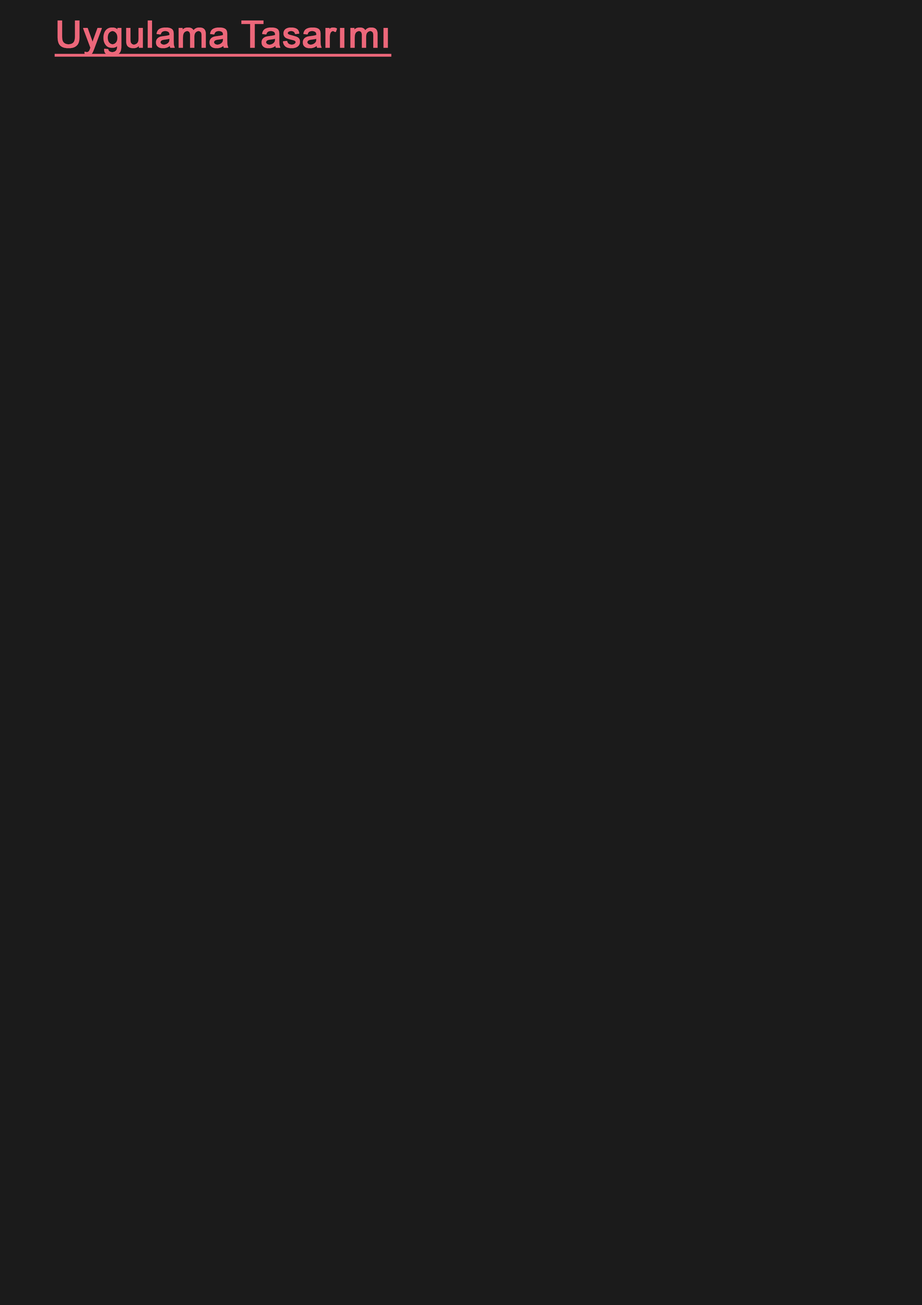
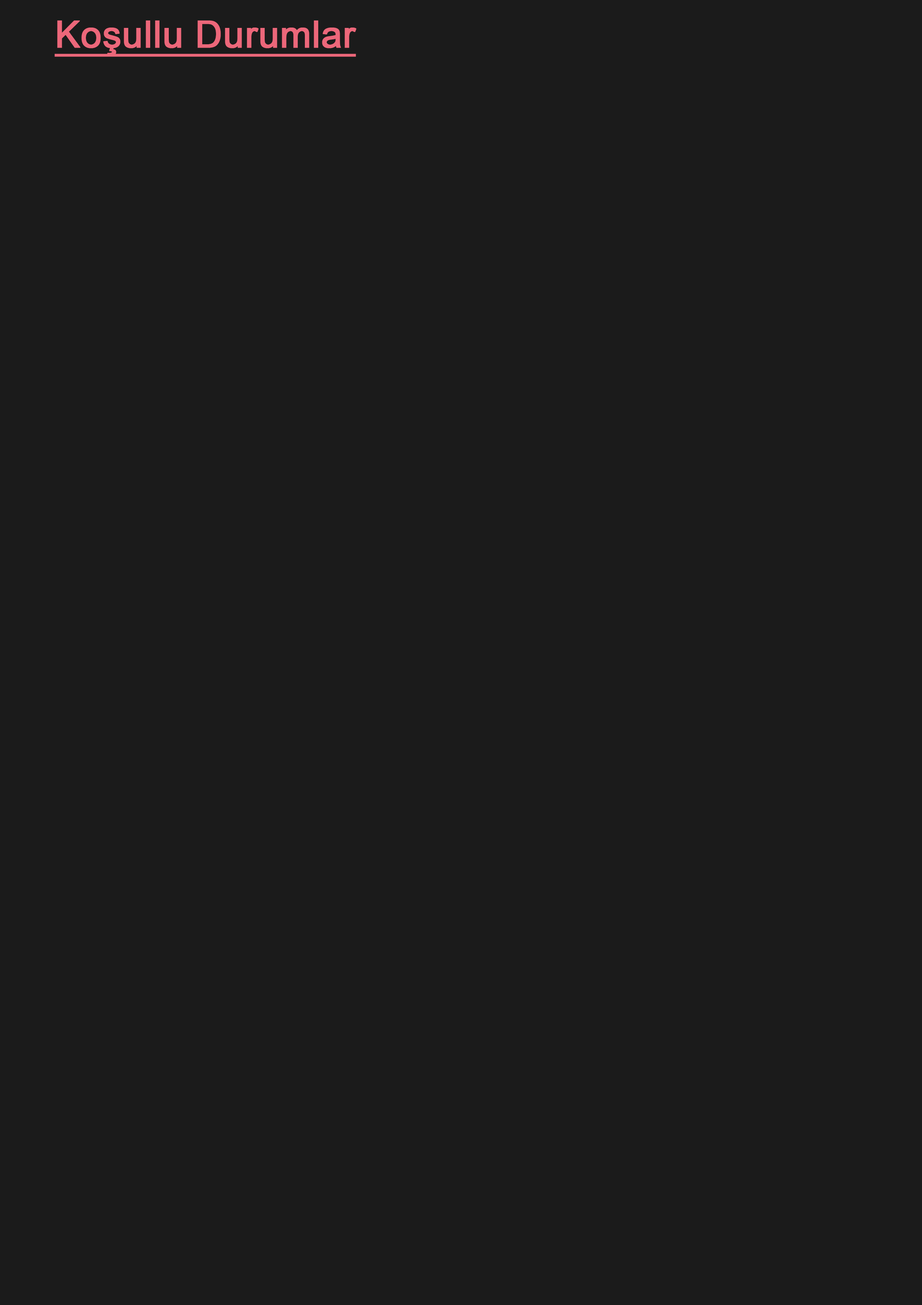
Before/after of a 922x1305 layered artwork. What changed in the layer stack:
renamed "Uygulama Tasarımı" to "Koşullu Durumlar", painted on it over [57, 20, 392, 57]
